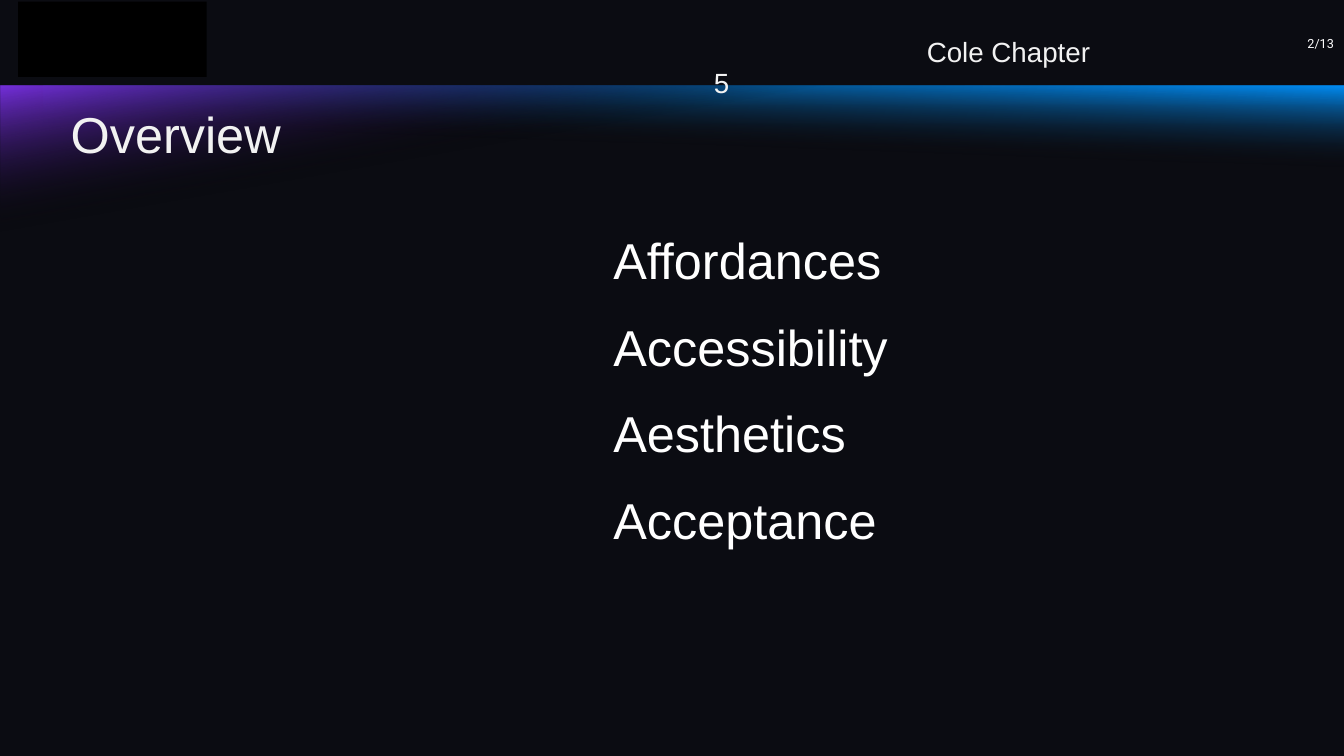
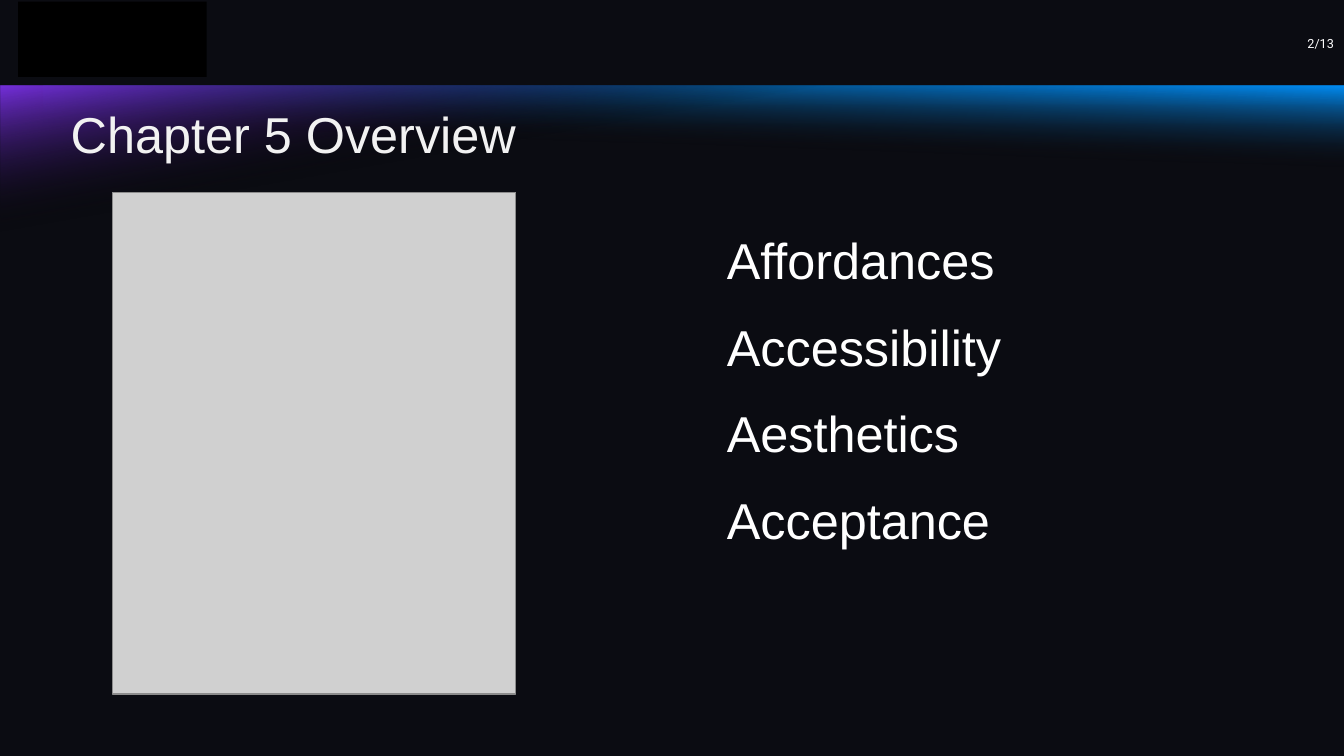
Before and after one commit to Alissa-Ouspen/data110_alissa, a slide deck: slide 2 of week6/ColeCh5_Ouspenskaia.pptx. Drawn at 1344x756 pixels with LibreOffice and Linux fonts; fonts in the diff are those of the drawing; grey boxes stand for pictures. Boxes give left, top, right and bottom in pixels: in the first picture for what was removed or moved away, otherwise in the second. Text is boxed around its words. In the diff, an @@ line names an element or a change of style, - is before the commit and + after.

```diff
--- a/week6/ColeCh5_Ouspenskaia.pptx
+++ b/week6/ColeCh5_Ouspenskaia.pptx
@@ title removed at (927,42,1090,67) @@
-Cole Chapter 5
@@ text at (71,113,516,163): text changed @@
-Overview
+Chapter 5 Overview
@@ picture added at (113,193,516,695) @@
@@ text "Affordances": place and size @@
-text "Affordances" at (613,242,887,549)
+text "Affordances" at (727,242,1001,549)
```
Also in this commit, not shown: 1 other slide changed, 1 slide added, 1 other file.
